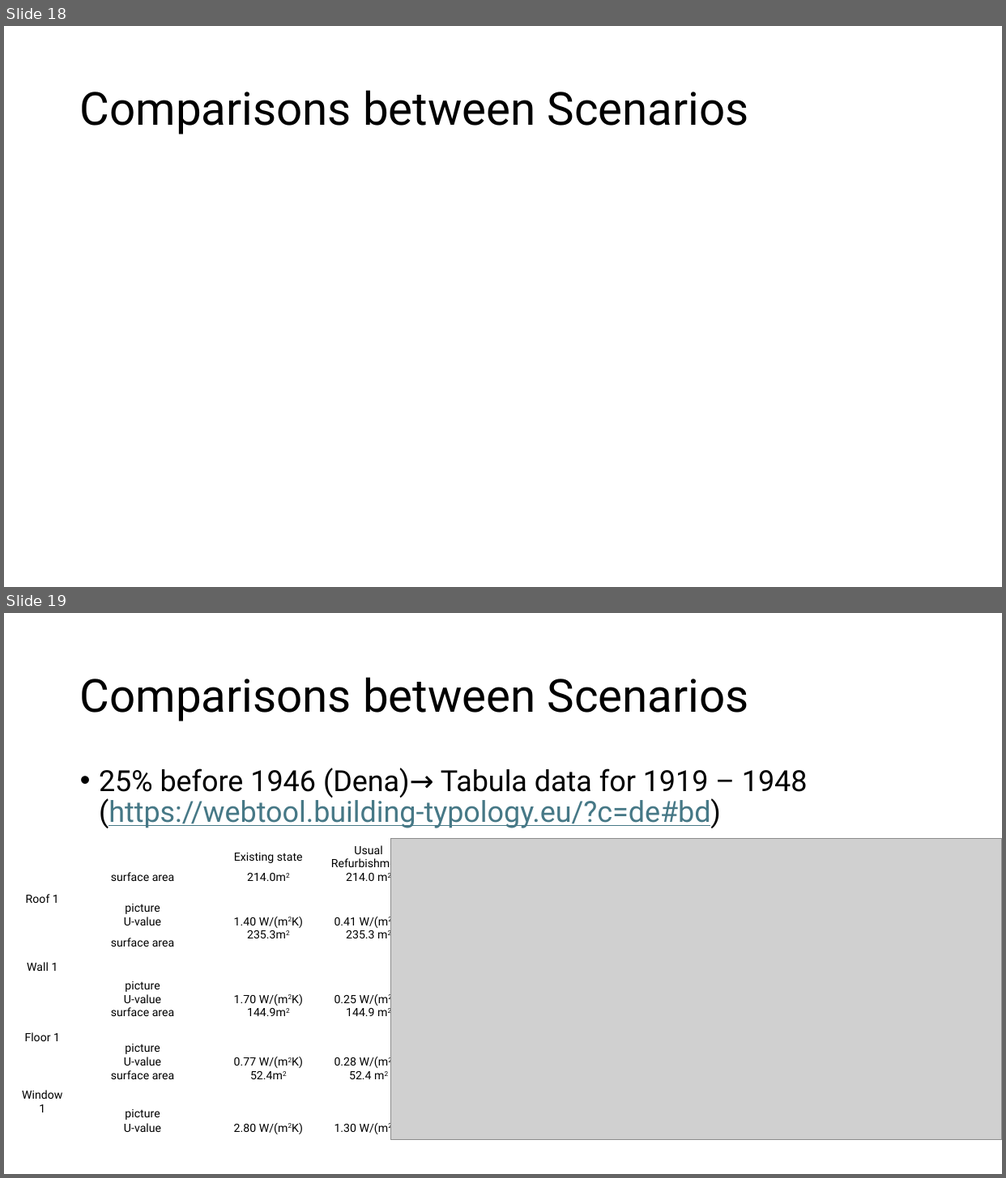
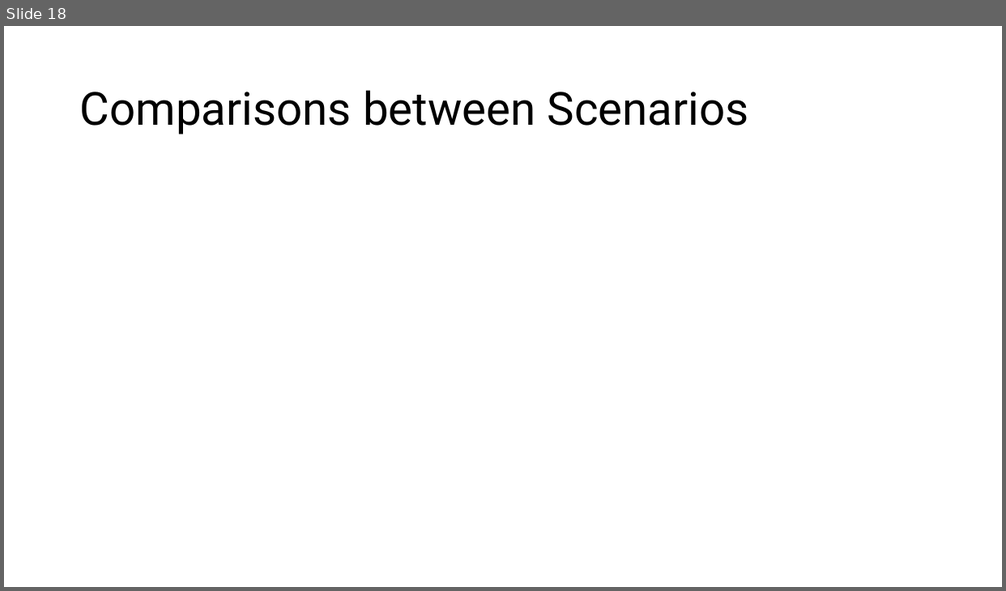
Before and after one commit to eyjomoin/Modeling-buildings-and-their-heating-systems, a slide deck: presentation/heat.pptx. Shown one above the other, each under a label of ours: slides 18 and 19 before the commit, slide 18 after it. The pictures are 1006x1178 and 1006x591 pixels, drawn with LibreOffice and Linux fonts; fonts in the diff are those of the drawing; grey boxes stand for pictures. Boxes give left, top, right and bottom in pixels: in the first picture for what was removed or moved away, otherwise in the second. Text is boxed around its words. In the diff, an @@ line names an element or a change of style, - is before the commit and + after.

Commit message:
window loss

```diff
--- a/presentation/heat.pptx
+++ b/presentation/heat.pptx
@@ slide 19 removed at bbox=[4, 613, 1002, 1174], background #FFFFFF @@
@@ title removed at bbox=[80, 677, 748, 722] @@
-Comparisons between Scenarios
@@ text removed at bbox=[99, 768, 808, 828] @@
-• 25% before 1946 (Dena)→ Tabula data for 1919 – 1948 (https://webtool.building-typology.eu/?c=de#bd)
@@ table removed at bbox=[18, 844, 419, 1140], 17 rows, 4 columns @@
- |  | Existing state | Usual Refurbishment
-Roof 1 | surface area | 214.0m2 | 214.0 m2
- |  |  | 
- | picture |  | 
- | U-value | 1.40 W/(m2K) | 0.41 W/(m2K)
-Wall 1 | surface area | 235.3m2 | 235.3 m2
- |  |  | 
- | picture |  | 
- | U-value | 1.70 W/(m2K) | 0.25 W/(m2K)
-Floor 1 | surface area | 144.9m2 | 144.9 m2
- |  |  | 
- | picture |  | 
- | U-value | 0.77 W/(m2K) | 0.28 W/(m2K)
-Window 1 | surface area | 52.4m2 | 52.4 m2
- |  |  | 
- | picture |  | 
- | U-value | 2.80 W/(m2K) | 1.30 W/(m2K)
@@ picture removed at bbox=[391, 838, 1002, 1141] @@
```
Also in this commit, not shown: 2 slides changed, 3 slides added, 2 other slides removed, 2 other files.
